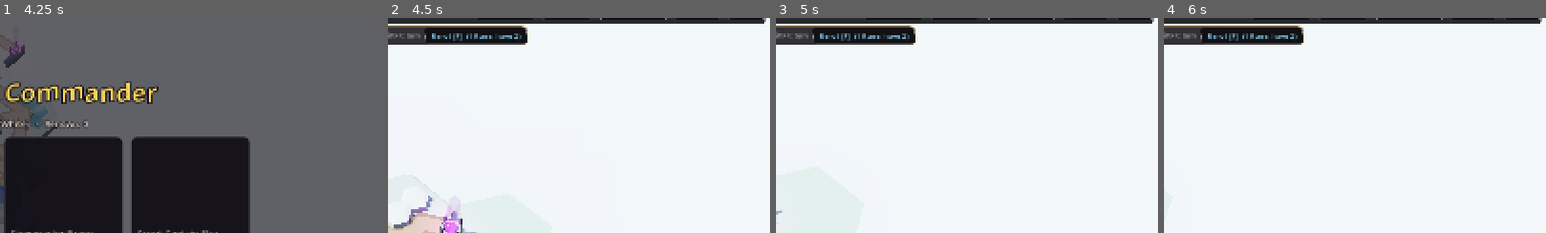
Above: before the commit, frames 1-4 (left to right).
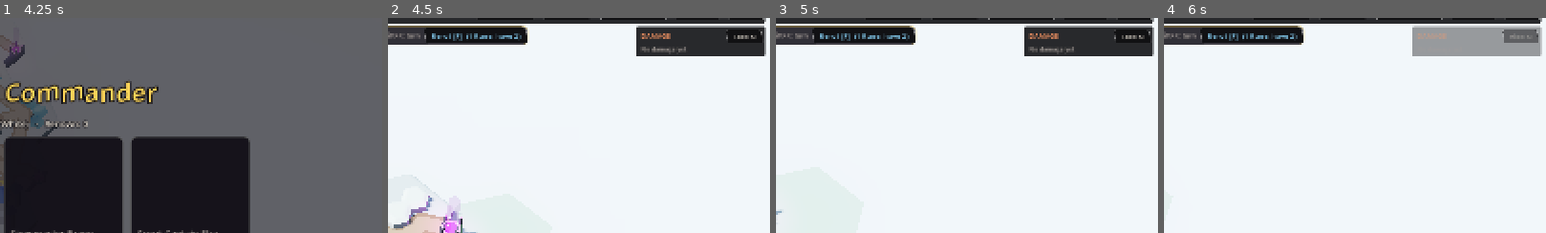
Above: after the commit, the same moments.

Repository: munkeemann/Tower_Defense
Game: Godot game, scene res://scenes/main.tscn
Same seed, same stepped clock (60 frames per second), same inputs: the game is played once before the commit and once after it.
Inputs (mouse positions are % of the whole screen's width and height, from its top left):
- Up to frame 1 (4.25 s): click "Normal" at 0.5 s; click "Normal" at 1.25 s; click "Hard" at 2 s; click "Brutal" at 2.75 s; click (11, 64) at 3.52 s
- Up to frame 2 (4.5 s): click (25, 54) at 4.27 s
- Up to frame 3 (5 s): no input
- Up to frame 4 (6 s): click "Rally Cry [F] READY" at 5 s; tap A at 5.75 s; move the mouse to (72, 45) at 5.77 s; hold D from 5.78 s (still down); tap K at 5.85 s; click (72, 45) at 5.92 s
The pictures show only the part of the screen within x 50-100%, y 5-55%; the shares and areas given below are measured in that part.

Frame 1 is identical in both runs. In frame 2, 4.8% of the frame differs, in the area x 65-99%, y 3-18%; in frame 3, 4.8%; in frame 4, 4.8%.

Commit message:
Damage chart at the top right
A panel lists every tower you own, the most damage first: its name and level, a
bar in its colour and its total this run. K (or its button) cycles it shown,
see-through and hidden. Burns and poisons now credit the tower that set them, so
the Plague Cauldron and the fire towers get their due. ui_snap has a 'damage'
screen.

Co-Authored-By: Claude Opus 5.5 <noreply@anthropic.com>

Diff:
--- a/scripts/enemy.gd
+++ b/scripts/enemy.gd
@@ -32,6 +32,7 @@
 var dot_dps := 0.0
 var dot_time := 0.0
 var dot_dtype := "magic"
+var dot_source: Tower = null   # who set the burn / poison (credited with its damage)
 var _special_timer := 0.0
 var _anim_t := 0.0
 
@@ -188,7 +189,7 @@
 	# status effects
 	if dot_time > 0.0:
 		dot_time -= delta
-		take_damage(dot_dps * delta, dot_dtype, null, true)
+		take_damage(dot_dps * delta, dot_dtype, dot_source if is_instance_valid(dot_source) else null, true)
 		if dead:
 			return
 	if slow_time > 0.0:
@@ -410,8 +411,9 @@
 	stun_time = max(stun_time, dur)
 
 
-func apply_dot(dps: float, dur: float, dtype: String) -> void:
+func apply_dot(dps: float, dur: float, dtype: String, source: Tower = null) -> void:
 	if dps >= dot_dps or dot_time <= 0.0:
 		dot_dps = dps
 		dot_dtype = dtype
+		dot_source = source
 	dot_time = max(dot_time, dur)
--- a/scripts/game.gd
+++ b/scripts/game.gd
@@ -2364,6 +2364,7 @@
 		hud.show_tower_info(selected)
 	var ab: Dictionary = GameData.FACTIONS[faction]["ability"]
 	hud.update_ability(ab["name"], ability_cd, ability_active)
+	hud.refresh_damage(0.1)
 
 
 # ------------------------------------------------------------------ enemies & combat
@@ -2558,7 +2559,7 @@
 		e.apply_slow(slow[0], slow[1])
 	var dot: Array = pkt["dot"]
 	if dot.size() == 2:
-		e.apply_dot(dot[0], dot[1], pkt["dtype"])
+		e.apply_dot(dot[0], dot[1], pkt["dtype"], tw)
 	var stun: Array = pkt["stun"]
 	if stun.size() == 2 and not e.flying and rng.randf() < float(stun[0]):
 		e.apply_stun(stun[1])
@@ -3091,6 +3092,7 @@
 			KEY_M: toggle_mute()
 			KEY_P: toggle_pause()
 			KEY_H: hud.help_panel.visible = not hud.help_panel.visible
+			KEY_K: hud.cycle_damage()
 		return
 	if state == S.REWARD and code == KEY_F:
 		reroll()   # the reward offers reroll like the tile
@@ -3114,6 +3116,8 @@
 			toggle_mute()
 		KEY_H:
 			hud.help_panel.visible = not hud.help_panel.visible
+		KEY_K:
+			hud.cycle_damage()
 		KEY_R:
 			if placing != "" and placing != RAISE and placing != DIG:
 				place_facing = posmod(place_facing + (-1 if shift else 1), 6)
--- a/scripts/hud.gd
+++ b/scripts/hud.gd
@@ -15,6 +15,13 @@
 var pause_btn: Button
 var mute_btn: Button
 var intel_panel: PanelContainer
+var dmg_panel: PanelContainer         # the damage chart (top right)
+var dmg_rows: Array = []              # [row, name label, bar fill, value label] per shown tower
+var dmg_toggle: Button
+var dmg_mode := 0                     # 0 shown, 1 see-through, 2 hidden (K or its button cycles)
+var _dmg_t := 0.0
+const DMG_ROWS := 10
+const DMG_BAR_W := 96.0
 var intel_box: VBoxContainer
 var hint_panel: PanelContainer
 var hint_lbl: Label
@@ -90,6 +97,7 @@
 	_build_choices()
 	_build_misc()
 	_build_intel()
+	_build_damage()
 	_build_hint()
 	set_game_ui_visible(false)
 
@@ -1041,6 +1049,105 @@
 			n.visible = open[n]
 
 
+# ------------------------------------------------------------------ damage chart (top right)
+
+func _build_damage() -> void:
+	dmg_panel = PanelContainer.new()
+	dmg_panel.set_anchors_preset(Control.PRESET_TOP_RIGHT)
+	dmg_panel.grow_horizontal = Control.GROW_DIRECTION_BEGIN
+	dmg_panel.offset_right = -10
+	dmg_panel.offset_top = 62
+	root.add_child(dmg_panel)
+	var v := VBoxContainer.new()
+	v.custom_minimum_size = Vector2(250, 0)
+	v.add_theme_constant_override("separation", 3)
+	dmg_panel.add_child(v)
+	var head := HBoxContainer.new()
+	v.add_child(head)
+	var t := _label("DAMAGE", 14, Color(1, 0.6, 0.4))
+	t.size_flags_horizontal = Control.SIZE_EXPAND_FILL
+	head.add_child(t)
+	dmg_toggle = _button("Fade [K]", func(): cycle_damage(), 12)
+	head.add_child(dmg_toggle)
+	for i in DMG_ROWS:
+		var row := HBoxContainer.new()
+		row.add_theme_constant_override("separation", 6)
+		var nm := _label("", 13, TEXT_C)
+		nm.custom_minimum_size = Vector2(96, 0)
+		nm.clip_text = true
+		nm.text_overrun_behavior = TextServer.OVERRUN_TRIM_ELLIPSIS
+		row.add_child(nm)
+		var back := ColorRect.new()
+		back.color = Color(0, 0, 0, 0.35)
+		back.custom_minimum_size = Vector2(DMG_BAR_W, 12)
+		back.size_flags_vertical = Control.SIZE_SHRINK_CENTER
+		row.add_child(back)
+		var fill := ColorRect.new()
+		fill.size = Vector2(0, 12)
+		back.add_child(fill)
+		var val := _label("", 13, DIM_C)
+		val.custom_minimum_size = Vector2(44, 0)
+		val.horizontal_alignment = HORIZONTAL_ALIGNMENT_RIGHT
+		row.add_child(val)
+		row.visible = false
+		v.add_child(row)
+		dmg_rows.append([row, nm, fill, val])
+	var empty := _label("No damage yet", 13, DIM_C)
+	empty.name = "Empty"
+	v.add_child(empty)
+	dmg_panel.mouse_filter = Control.MOUSE_FILTER_IGNORE
+
+
+## Shown -> see-through -> hidden -> shown.
+func cycle_damage() -> void:
+	dmg_mode = (dmg_mode + 1) % 3
+	_dmg_t = 0.0
+	refresh_damage(0.0)
+
+
+## Every tower you own, the most damage first: its name and level, a bar in its colour and the total it has dealt.
+func refresh_damage(dt: float) -> void:
+	_dmg_t -= dt
+	if _dmg_t > 0.0 or dmg_panel == null:
+		return
+	_dmg_t = 0.5
+	dmg_panel.modulate.a = 0.45 if dmg_mode == 1 else 1.0
+	dmg_toggle.text = ["Fade [K]", "Hide [K]", "Show [K]"][dmg_mode]
+	var list: Array = game.towers.filter(func(t): return is_instance_valid(t))
+	list.sort_custom(func(a, b): return a.damage_done > b.damage_done)
+	var top := 0.0
+	if not list.is_empty():
+		top = maxf(1.0, list[0].damage_done)
+	var shown := 0
+	for i in DMG_ROWS:
+		var r: Array = dmg_rows[i]
+		var on: bool = dmg_mode != 2 and i < list.size()
+		(r[0] as Control).visible = on
+		if not on:
+			continue
+		var t: Tower = list[i]
+		var td: Dictionary = GameData.TOWERS[t.id]
+		(r[1] as Label).text = "%s %s" % [td["name"], ["", "I", "II", "III", "IV", "V"][clampi(t.level, 0, 5)]]
+		var fill := r[2] as ColorRect
+		fill.color = td["color"]
+		fill.size = Vector2(DMG_BAR_W * t.damage_done / top, 12)
+		(r[3] as Label).text = _compact(t.damage_done)
+		shown += 1
+	var empty := dmg_panel.find_child("Empty", true, false) as Control
+	if empty:
+		empty.visible = dmg_mode != 2 and shown == 0
+
+
+func _compact(v: float) -> String:
+	if v >= 1000000.0:
+		return "%.1fM" % (v / 1000000.0)
+	if v >= 10000.0:
+		return "%dk" % int(v / 1000.0)
+	if v >= 1000.0:
+		return "%.1fk" % (v / 1000.0)
+	return str(int(v))
+
+
 # ------------------------------------------------------------------ threat intel + placement hint
 
 func _build_intel() -> void:
@@ -1290,7 +1397,7 @@
 
 
 func set_game_ui_visible(v: bool) -> void:
-	for n in [top_wave.get_parent().get_parent(), build_bar, start_panel, ability_btn, intel_panel]:
+	for n in [top_wave.get_parent().get_parent(), build_bar, start_panel, ability_btn, intel_panel, dmg_panel]:
 		n.visible = v
 	if not v:
 		help_panel.visible = false
--- a/tools/ui_snap.gd
+++ b/tools/ui_snap.gd
@@ -4,7 +4,7 @@
 ## the TextServer's own glyph cache, with outlines), textures and color rects. Custom-drawn controls (tile diagrams,
 ## item icons) and 3D portraits don't exist headless, so they show as faint boxes.
 ## Godot --headless --path . --script res://tools/ui_snap.gd -- out_dir [screens] [--no-kenney] --scratch
-##   screens: comma list of menu, heroes, council, run, tile, rewards, info, castle, end (default: all)
+##   screens: comma list of menu, heroes, council, run, tile, rewards, info, castle, damage, end (default: all)
 ##   --hover: draws the first big card of each screen in its hover style; --deck: a 1280x800 screen
 
 const ALL := ["menu", "heroes", "council", "run", "tile", "rewards", "info", "castle", "end"]
@@ -61,6 +61,21 @@
 			hud.hide_choices()
 			hud.hide_place_hint()
 			game._enter_reward()
+		"damage":
+			# a few towers with made-up totals, for the damage chart
+			if game.state == Game.S.MENU:
+				game.start_run("crown")
+			hud.hide_choices()
+			hud.hide_place_hint()
+			game._enter_build()
+			for i in 4:
+				_place_a_tower()
+			var fake := [5230.0, 2875.0, 1190.0, 412.0]
+			for i in game.towers.size():
+				game.towers[i].damage_done = fake[i % fake.size()]
+				game.towers[i].level = 1 + i % 3
+			game.deselect()
+			hud.refresh_damage(1.0)
 		"info", "castle":
 			if game.state == Game.S.MENU:
 				game.start_run("crown")
Not shown, changed: README.md
